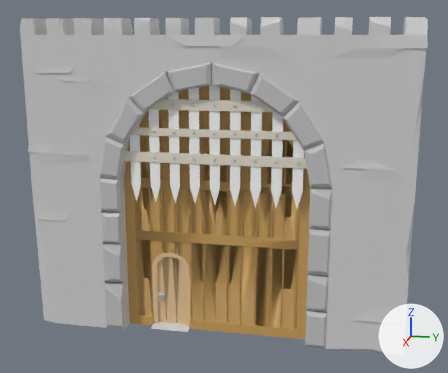
Before and after pictures for a commit that changed the FBX model Assets/Resources/Prefabs/Room/Packs for Map Village/3D Cartoon Village/Models/Gats.fbx.
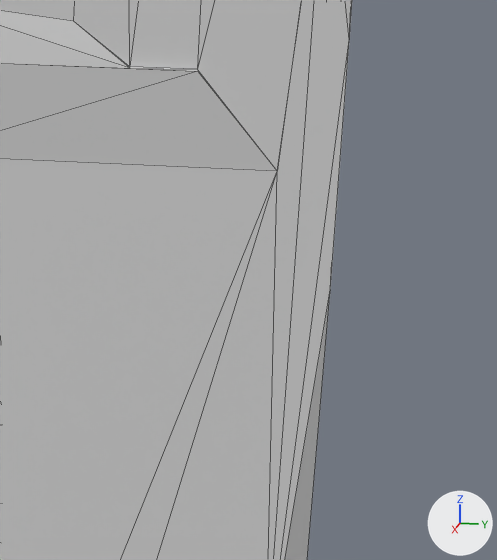
The first picture shows the older version from a 50 mm lens placed at (119.0, -12.7, 60.1), pointed at (2.9, -35.9, 31.1). The close-ups show both versions on the part from 82% to 98% of the width and 43% to 64% of the height of that picture; other places that the commit changed are outside them. Lighting does not change. The marker at lower right points along +X, +Y and +Z. The close-ups show mesh edges as thin lines. Where no turn or scale is listed for an object, it has been applied to the vertices. Vertices at the same position are counted once.
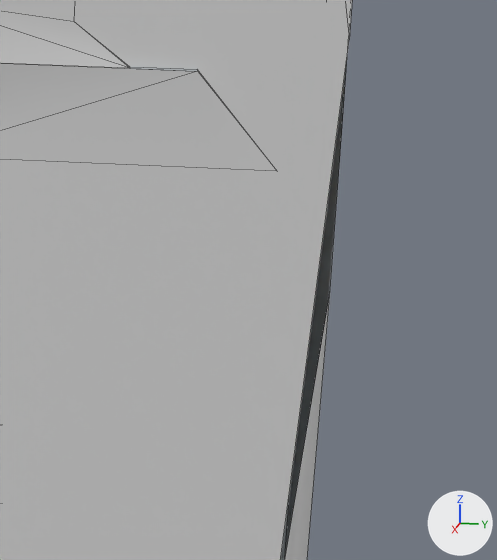
Pixel boxes (x1, y1, x2, y2) of what changed, in the close-ups (497 x 560 px):
'Mesh1', reshaped: (0, 0, 352, 560) in both

Patch to the scene script:
```diff
--- a/Assets/Resources/Prefabs/Room/Packs for Map Village/3D Cartoon Village/Models/Gats.fbx.py
+++ b/Assets/Resources/Prefabs/Room/Packs for Map Village/3D Cartoon Village/Models/Gats.fbx.py
@@ mat_backcolor @@
+mat_backcolor = principled_material('BackColor')
+mat_backcolor.base_color = (0.643, 0.698, 0.733)  # light grey #d2dade
+mat_backcolor.roughness = 0.553
@@ me_mesh1 @@
 # used by ob_mesh1; location = (0.0, 0.0, 0.0)
-me_mesh1.from_pydata(...)  # 415 vertices, 854 faces; spans x -0.2..6.2, y -75.4..0.0, z 0.0..63.0
+me_mesh1.from_pydata(...)  # 409 vertices, 306 faces; spans x -0.2..6.2, y -75.4..0.0, z 0.0..63.0
+# me_mesh1 part 1: the surface is now shaded smooth
 me_mesh1.materials.append(mat_lightgray)
+me_mesh1.materials.append(mat_backcolor)  # light grey #d2dade
```
